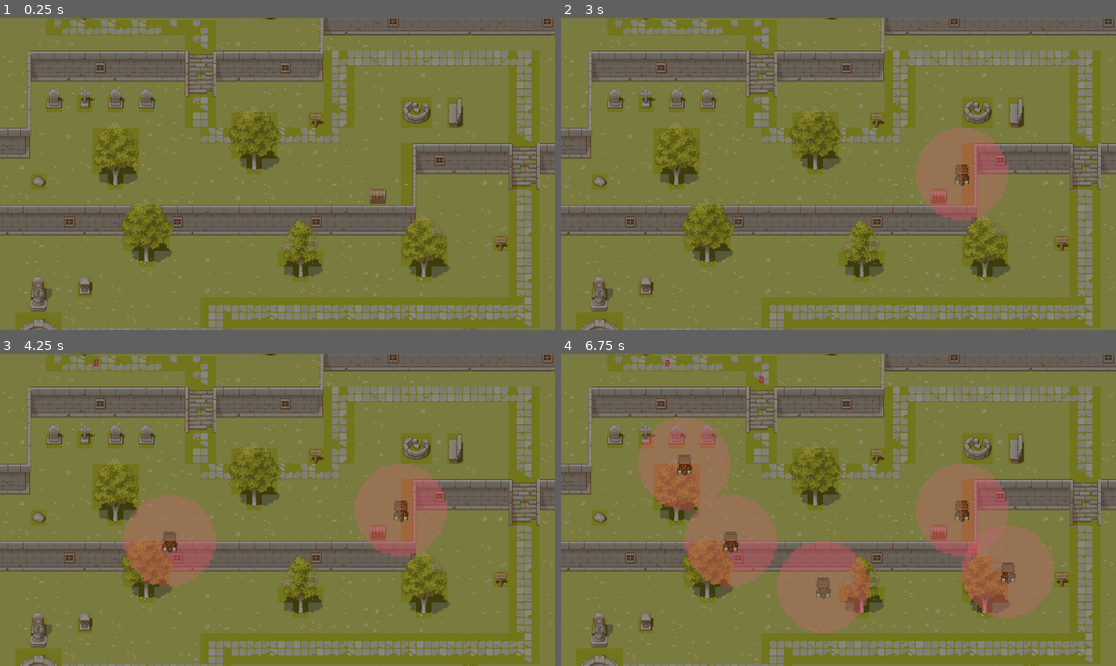
Above: before the commit, frames 1-4 (two rows, left to right).
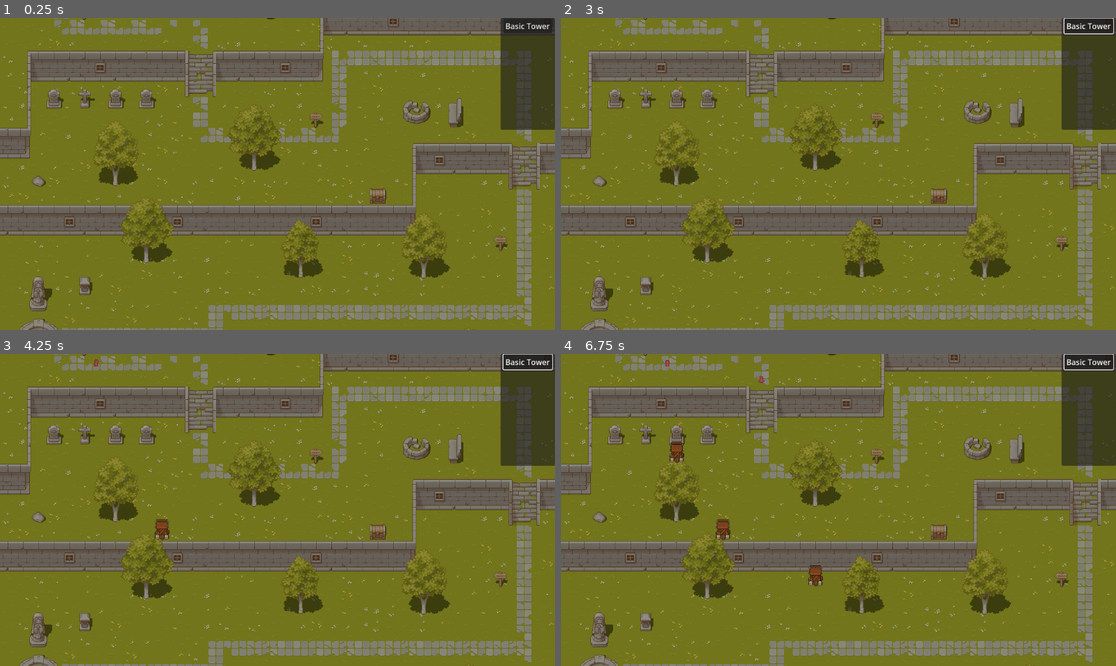
Above: after the commit, the same moments.

Repository: Kamil-Pawlak/ProjectTD
Game: Godot game, scene res://Main.tscn
Two runs of this game, one before a commit and one after it. Both use one fixed random seed, a clock stepped at 60 frames per second and the inputs below.
Inputs (mouse positions are in pixels of both pictures, inside the frame that each line leads up to):
- Up to frame 1 (0.25 s): no input
- Up to frame 2 (3 s): click (1088, 27) at 0.5 s, where only the run after the commit has a clickable "Basic Tower"; click (1088, 27) at 1.25 s, where only the run after the commit has a clickable "Basic Tower"; click (1088, 27) at 2 s, where only the run after the commit has a clickable "Basic Tower"; tap Enter at 2.75 s; move the mouse to (960, 158) at 2.77 s; click (960, 158) at 2.92 s
- Up to frame 3 (4.25 s): tap Space at 3.5 s; drag from (166, 525) to (399, 510) at 3.52 s
- Up to frame 4 (6.75 s): tap Enter at 4.25 s; move the mouse to (894, 441) at 4.27 s; click (894, 441) at 4.42 s; drag from (810, 572) to (672, 463) at 5.02 s; move the mouse to (1005, 556) at 5.77 s; click (1005, 556) at 5.92 s; tap Space at 6.5 s; drag from (672, 463) to (821, 588) at 6.52 s

The runs differ from the first frame. In frame 1, 58% of the frame differs, in the area x 0-100%, y 0-100%; in frame 2, 60%; in frame 3, 61%; in frame 4, 66%.

Commit message:
Added ui button, build mode, and shooting logic and damage dealing function, now you can place towers that shoot enemies

Diff:
--- a/Main.tscn
+++ b/Main.tscn
@@ -12,6 +12,7 @@
 [ext_resource type="Texture2D" uid="uid://c6kry1bcvslma" path="res://assets/sprites/tilesets/TX Tileset Wall.png" id="9_sc1dx"]
 [ext_resource type="Script" uid="uid://bdrn7gfwcs5fu" path="res://scripts/core/Spawner.gd" id="10_wkp8b"]
 [ext_resource type="Script" uid="uid://dae1mfy0voy0m" path="res://scripts/core/Camera.gd" id="11_20pc6"]
+[ext_resource type="Script" uid="uid://dyq6ja700iqsk" path="res://scripts/core/ui.gd" id="13_c6i3y"]
 
 [sub_resource type="Curve2D" id="Curve2D_03owx"]
 bake_interval = 0.01
@@ -654,6 +655,8 @@
 [node name="GameManager" type="Node2D" parent="."]
 script = ExtResource("1_5vvyt")
 
+[node name="BuildOverlay" type="Node2D" parent="."]
+
 [node name="Path2D" type="Path2D" parent="."]
 position = Vector2(2.38419e-06, -0.428558)
 scale = Vector2(1, 1.00128)
@@ -676,6 +679,7 @@
 tile_set = SubResource("TileSet_sqvbp")
 
 [node name="BuildLayer" type="TileMapLayer" parent="TileHolder"]
+visible = false
 modulate = Color(1, 1, 1, 0.388235)
 z_index = 100
 texture_filter = 1
@@ -702,6 +706,7 @@
 tile_set = SubResource("TileSet_sqvbp")
 
 [node name="TowerHolder" type="Node2D" parent="."]
+z_index = 100
 
 [node name="Spawner" type="Node2D" parent="."]
 script = ExtResource("10_wkp8b")
@@ -714,4 +719,26 @@
 [node name="Camera2D" type="Camera2D" parent="."]
 script = ExtResource("11_20pc6")
 
+[node name="UI" type="CanvasLayer" parent="."]
+script = ExtResource("13_c6i3y")
+
+[node name="Panel" type="Panel" parent="UI"]
+anchors_preset = -1
+anchor_left = 0.921
+anchor_right = 0.921
+offset_left = -21.9921
+offset_right = 91.0079
+offset_bottom = 232.0
+grow_horizontal = 0
+size_flags_stretch_ratio = 0.0
+
+[node name="Button" type="Button" parent="UI/Panel"]
+layout_mode = 0
+offset_left = 6.0
+offset_top = 1.0
+offset_right = 107.0
+offset_bottom = 32.0
+text = "Basic Tower"
+
 [connection signal="timeout" from="Spawner/Timer" to="Spawner" method="_on_timer_timeout"]
+[connection signal="pressed" from="UI/Panel/Button" to="UI" method="_on_basic_tower_button_pressed"]
--- a/scenes/towers/BasicTower.tscn
+++ b/scenes/towers/BasicTower.tscn
@@ -18,6 +18,7 @@
 shape = SubResource("CircleShape2D_3uo4s")
 
 [node name="RangeIndicator" type="Node2D" parent="."]
+visible = false
 
 [node name="Sprite2D" type="Sprite2D" parent="RangeIndicator"]
 modulate = Color(1, 1, 1, 0.439216)
@@ -30,5 +31,6 @@
 [node name="Sprite2D" type="Sprite2D" parent="."]
 texture_filter = 1
 texture = ExtResource("2_3ygih")
+offset = Vector2(0, -10)
 hframes = 3
 frame = 2
--- a/scripts/core/build_system.gd
+++ b/scripts/core/build_system.gd
@@ -1,29 +1,85 @@
 extends Node2D
 
+@export var available_tower_scene: PackedScene  # Selected tower to build
+var build_mode: bool = false
+var ghost_tower: Node2D = null
+
+var occupied_cells: Dictionary = {}  # Dictionary to track placed towers
 
 func is_buildable_tile(world_position: Vector2) -> bool:
 	var buildLayer = $"../TileHolder/BuildLayer"
 	var map_coords = buildLayer.local_to_map(world_position)
 	var tile_data = buildLayer.get_cell_tile_data(map_coords)
-	if tile_data and tile_data.get_custom_data("Buildable"):
-		return true
-	return false
+	return tile_data and tile_data.get_custom_data("Buildable")
 
+func is_cell_free(grid_pos: Vector2i) -> bool:
+	return not occupied_cells.has(grid_pos)
 
 func _unhandled_input(event):
+	if not build_mode:
+		return
+
 	if event is InputEventMouseButton and event.button_index == MOUSE_BUTTON_LEFT and event.pressed:
 		var mouse_pos = get_global_mouse_position()
-		print(is_buildable_tile(mouse_pos))
-		if is_buildable_tile(mouse_pos):
-			place_tower_at(mouse_pos)
+		var build_layer: TileMapLayer = $"../TileHolder/BuildLayer"
+		var grid_pos = build_layer.local_to_map(mouse_pos)
 
-func place_tower_at(world_position: Vector2):
-	var build_layer: TileMapLayer = $"../TileHolder/BuildLayer"
-	var grid_pos = build_layer.local_to_map(world_position)
-	var world_grid_pos = build_layer.map_to_local(grid_pos)
-	var tile_size = build_layer.tile_set.tile_size
+		if is_buildable_tile(mouse_pos) and is_cell_free(grid_pos):
+			place_tower_at(grid_pos)
+
+func place_tower_at(grid_pos: Vector2i):
+	var build_layer = $"../TileHolder/BuildLayer"
 	var tower_holder = $"../TowerHolder"
 
-	var tower = preload("res://scenes/towers/BasicTower.tscn").instantiate()
-	tower.position = world_grid_pos + Vector2(tile_size) / 2
-	tower_holder.add_child(tower)  # Create a node to organize towers in MainScene
+	var world_grid_pos = build_layer.map_to_local(grid_pos)
+
+	var tower = available_tower_scene.instantiate()
+	tower.position = world_grid_pos
+
+	# Fix sprite depth (Y-sorting)
+	tower.z_index = int(grid_pos.y)
+
+	tower_holder.add_child(tower)
+	occupied_cells[grid_pos] = tower
+
+	stop_build_mode()
+
+func _process(delta):
+	if not build_mode:
+		return
+
+	if ghost_tower:
+		update_ghost_tower()
+
+func update_ghost_tower():
+	var build_layer = $"../TileHolder/BuildLayer"
+	var mouse_pos = get_global_mouse_position()
+	var grid_pos = build_layer.local_to_map(mouse_pos)
+	var world_grid_pos = build_layer.map_to_local(grid_pos)
+
+	ghost_tower.position = world_grid_pos
+	var can_place = is_buildable_tile(mouse_pos) and is_cell_free(grid_pos)
+
+	var modulate_color = Color(0, 1, 0, 0.5) if can_place else Color(1, 0, 0, 0.5)
+	ghost_tower.modulate = modulate_color
+
+func start_build_mode(tower_scene: PackedScene):
+	build_mode = true
+	available_tower_scene = tower_scene
+
+	ghost_tower = tower_scene.instantiate()
+	var range_indicator = ghost_tower.get_node("RangeIndicator") if ghost_tower.has_node("RangeIndicator") else null
+	if range_indicator:
+		range_indicator.visible = true
+		range_indicator.modulate = Color(1, 1, 1, 0.5)  # Semi-transparent if you want
+	ghost_tower.modulate = Color(1, 1, 1, 0.5)
+	ghost_tower.set_physics_process(false)
+	ghost_tower.set_process(false)
+	ghost_tower.z_index = 10000  # Always on top
+	add_child(ghost_tower)
+
+func stop_build_mode():
+	build_mode = false
+	if ghost_tower:
+		ghost_tower.queue_free()
+		ghost_tower = null
--- /dev/null
+++ b/scripts/core/ui.gd
@@ -0,0 +1,9 @@
+extends CanvasLayer
+
+func _on_basic_tower_button_pressed():
+	var buildmode = $"../GameManager".build_mode
+	if buildmode == false:
+		$"../GameManager".start_build_mode(preload("res://scenes/towers/BasicTower.tscn"))
+	else:
+		$"../GameManager".stop_build_mode()
+	buildmode = !buildmode
--- a/scripts/enemies/Enemy.gd
+++ b/scripts/enemies/Enemy.gd
@@ -5,6 +5,7 @@
 var previous_position
 
 var anim_player: AnimationPlayer
+var health = 100
 
 func _ready() -> void:
 	anim_player = $Sprite2D/AnimationPlayer
@@ -42,3 +43,15 @@
 func _play_anim_if_not_playing(name: String) -> void:
 	if anim_player.current_animation != name:
 		anim_player.play(name)
+
+
+func take_damage(amount: int):
+	health -= amount
+	print("Enemy took ", amount, " damage! Health now: ", health)
+
+	if health <= 0:
+		die()
+
+func die():
+	queue_free()
+	print("Enemy died!")
--- a/scripts/tower/basic_tower.gd
+++ b/scripts/tower/basic_tower.gd
@@ -31,5 +31,6 @@
 		enemies_in_range.erase(body)
 
 func _shoot(target):
-	print("Shooting at: ", target)
-	# Add your shooting logic here (e.g., spawn projectile)
+	if target and target.is_inside_tree():
+		if target.has_method("take_damage"):
+			target.take_damage(25)
Not shown: 1 places in Main.tscn that only renumber resources
Not shown, added: scripts/core/ui.gd.uid
